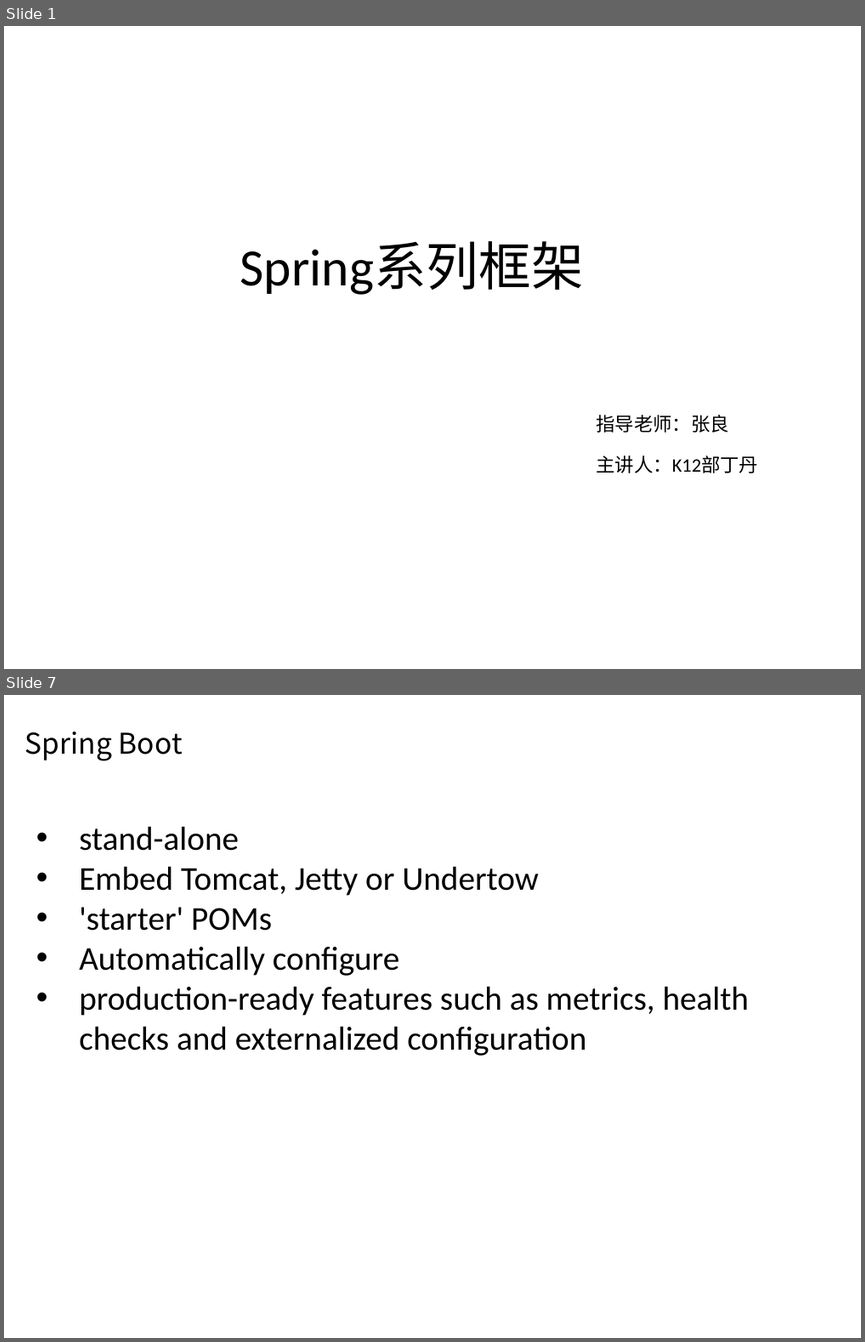
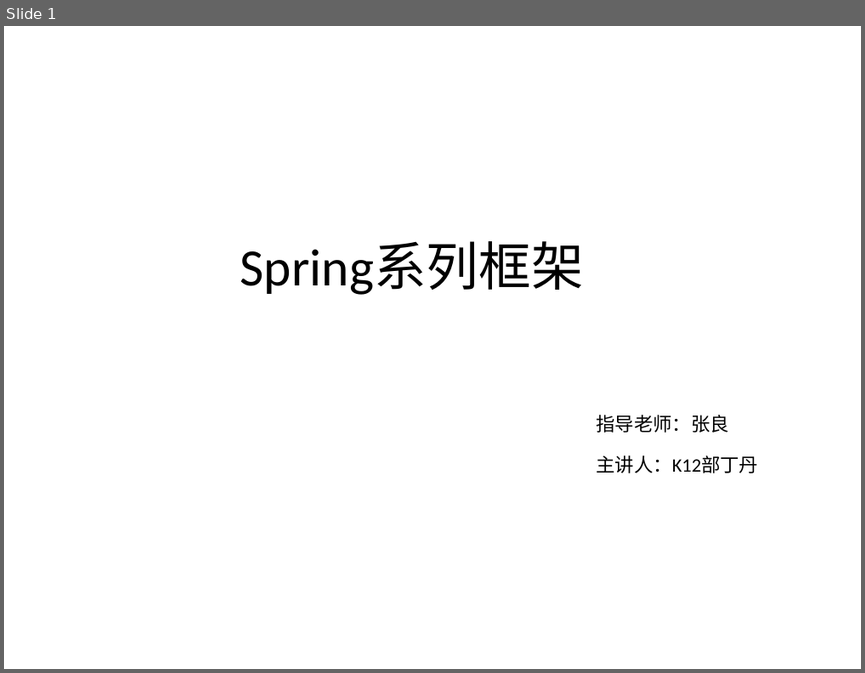
Before and after one commit to Sara-D/Spring, a slide deck: Spring.pptx. Shown one above the other, each under a label of ours: slides 1 and 7 before the commit, slide 1 after it; the slides between them are not shown. The pictures are 865x1342 and 865x673 pixels, drawn with LibreOffice and Linux fonts; fonts in the diff are those of the drawing; background and template pictures are left out. Boxes give left, top, right and bottom in pixels: in the first picture for what was removed or moved away, otherwise in the second. Text is boxed around its words. In the diff, an @@ line names an element or a change of style, - is before the commit and + after.

```diff
--- a/Spring.pptx
+++ b/Spring.pptx
@@ slide 7 removed at bbox=[4, 695, 861, 1338], background picture (left out) @@
@@ text removed at bbox=[25, 732, 182, 761] @@
-Spring Boot
@@ text removed at bbox=[79, 826, 749, 1055] @@
-• stand-alone
-• Embed Tomcat, Jetty or Undertow
-• 'starter' POMs
-• Automatically configure
-• production-ready features such as metrics, health checks and externalized configuration
```
Also in this commit, not shown: 5 slides changed, 5 slides added, 2 other slides removed.
